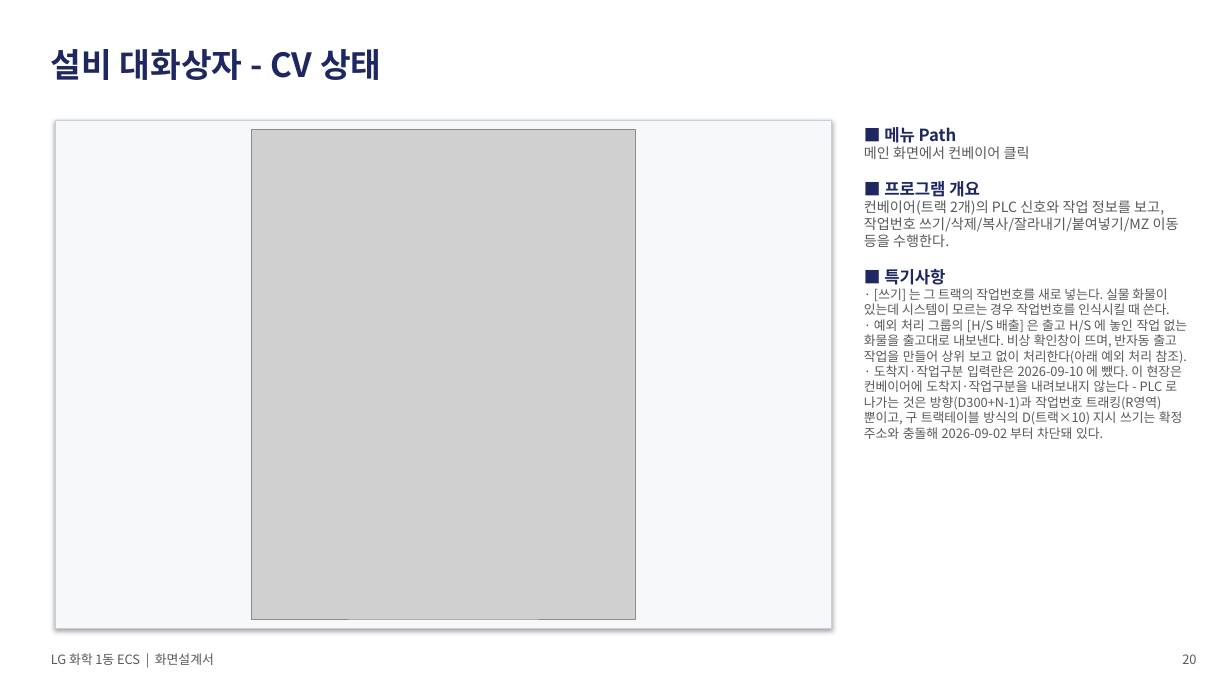
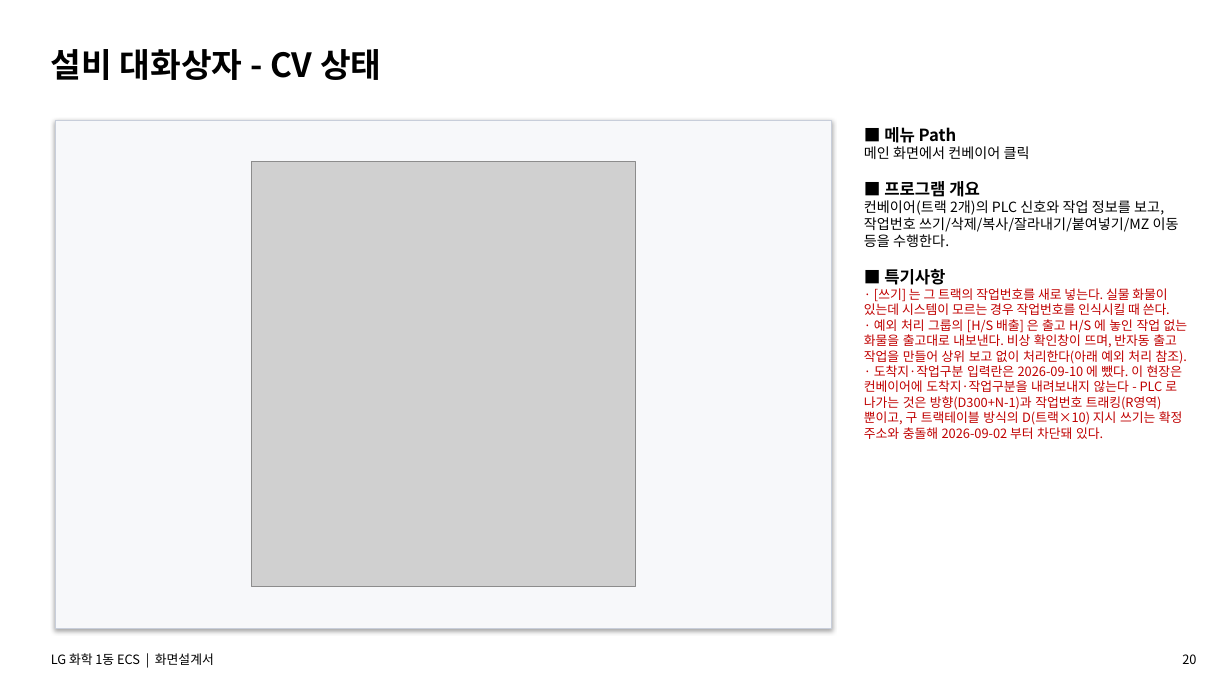
Before and after one commit to yeorijby-coder/LGLS_ALL, a slide deck: slide 20 of docs/산출물_20260909/06_ECS_화면설계서.pptx. Drawn at 1232x693 pixels with LibreOffice and Linux fonts; fonts in the diff are those of the drawing; grey boxes stand for pictures. Boxes give left, top, right and bottom in pixels: in the first picture for what was removed or moved away, otherwise in the second. Text is boxed around its words. In the diff, an @@ line names an element or a change of style, - is before the commit and + after.

```diff
--- a/docs/산출물_20260909/06_ECS_화면설계서.pptx
+++ b/docs/산출물_20260909/06_ECS_화면설계서.pptx
@@ text "설비 대화상자 - CV 상태" at (x1=51, y1=49, x2=381, y2=80): text colour #1E2761 to #000000 @@
@@ text "■ 메뉴 Path" at (x1=864, y1=127, x2=1188, y2=439): text colour #1E2761 to #000000 in "■ 메뉴 Path", "■ 프로그램 개요", "■ 특기사항"; text colour #595959 to #000000 in "메인 화면에서 컨베이어 클릭", "컨베이어(트랙 2개)의 PLC 신호와 작업 정보를 보고, ..."; text colour #595959 to #C00000 in "· [쓰기] 는 그 트랙의 작업번호를 새로 ...", "· 예외 처리 그룹의 [H/S 배출] 은 ...", "· 도착지·작업구분 입력란은 2026-09-10 에 뺐다. 이 ..." @@
@@ picture resized from (x1=251, y1=129, x2=636, y2=619) to (x1=251, y1=162, x2=636, y2=587) @@
@@ text "LG 화학 1동 ECS | ..." at (x1=51, y1=653, x2=214, y2=665): text colour #595959 to #000000 @@
@@ text "20" at (x1=1182, y1=654, x2=1196, y2=664): text colour #595959 to #000000 @@
```
Also in this commit, not shown: 19 other slides changed, 4 other files.
